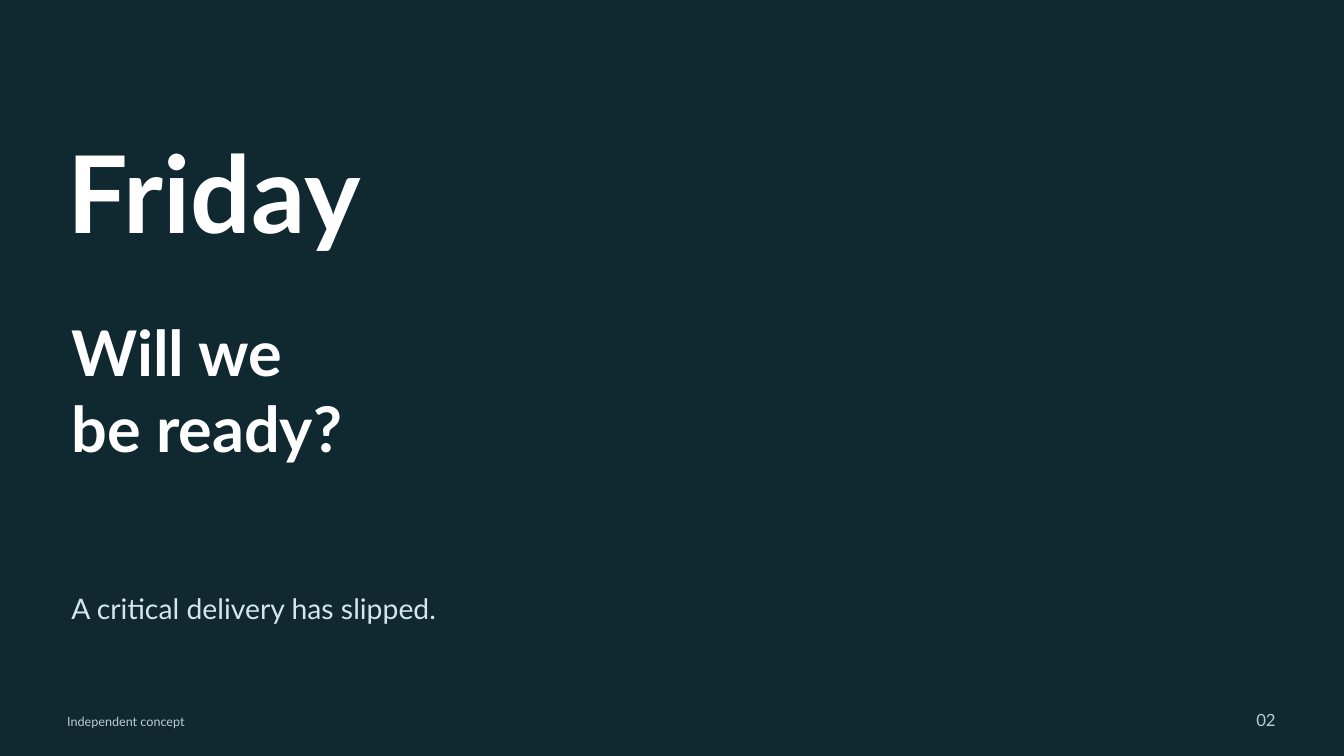
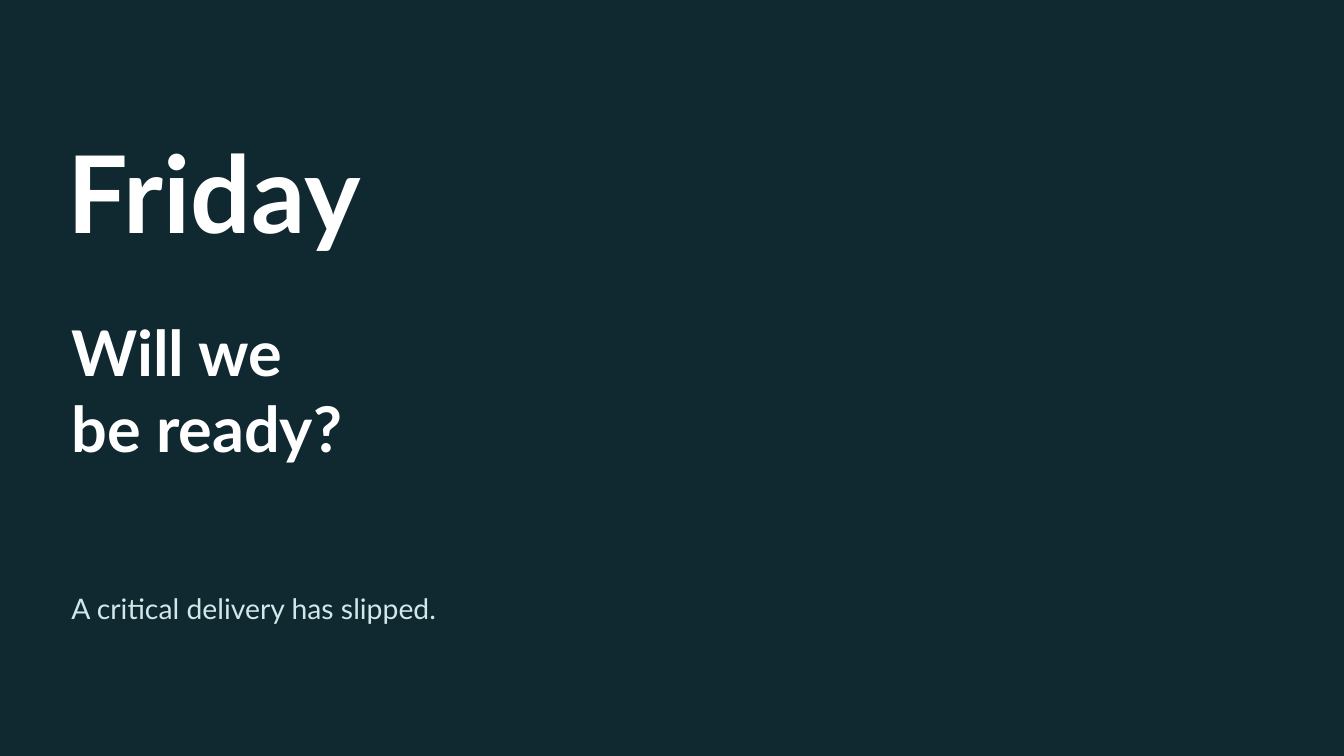
Before and after one commit to meobrien22/Meghan_Microsoft_Frontier_Portfolio, a slide deck: slide 2 of decks/frontier-customer/The-Promise-at-the-Other-End.pptx. Drawn at 1344x756 pixels with LibreOffice and Linux fonts; fonts in the diff are those of the drawing; background and template pictures are left out. Boxes give left, top, right and bottom in pixels: in the first picture for what was removed or moved away, otherwise in the second. Text is boxed around its words. In the diff, an @@ line names an element or a change of style, - is before the commit and + after.

```diff
--- a/decks/frontier-customer/The-Promise-at-the-Other-End.pptx
+++ b/decks/frontier-customer/The-Promise-at-the-Other-End.pptx
@@ text removed at [67,716,184,728] @@
-Independent concept
@@ text removed at [1256,714,1275,726] @@
-02
```
Also in this commit, not shown: 12 other slides changed, 1 slide removed, 27 other files.
